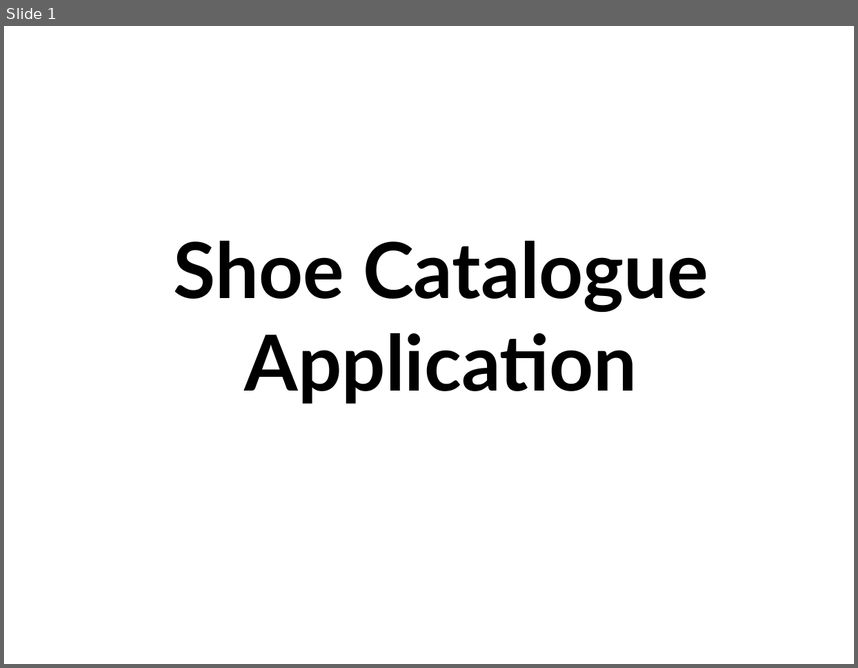
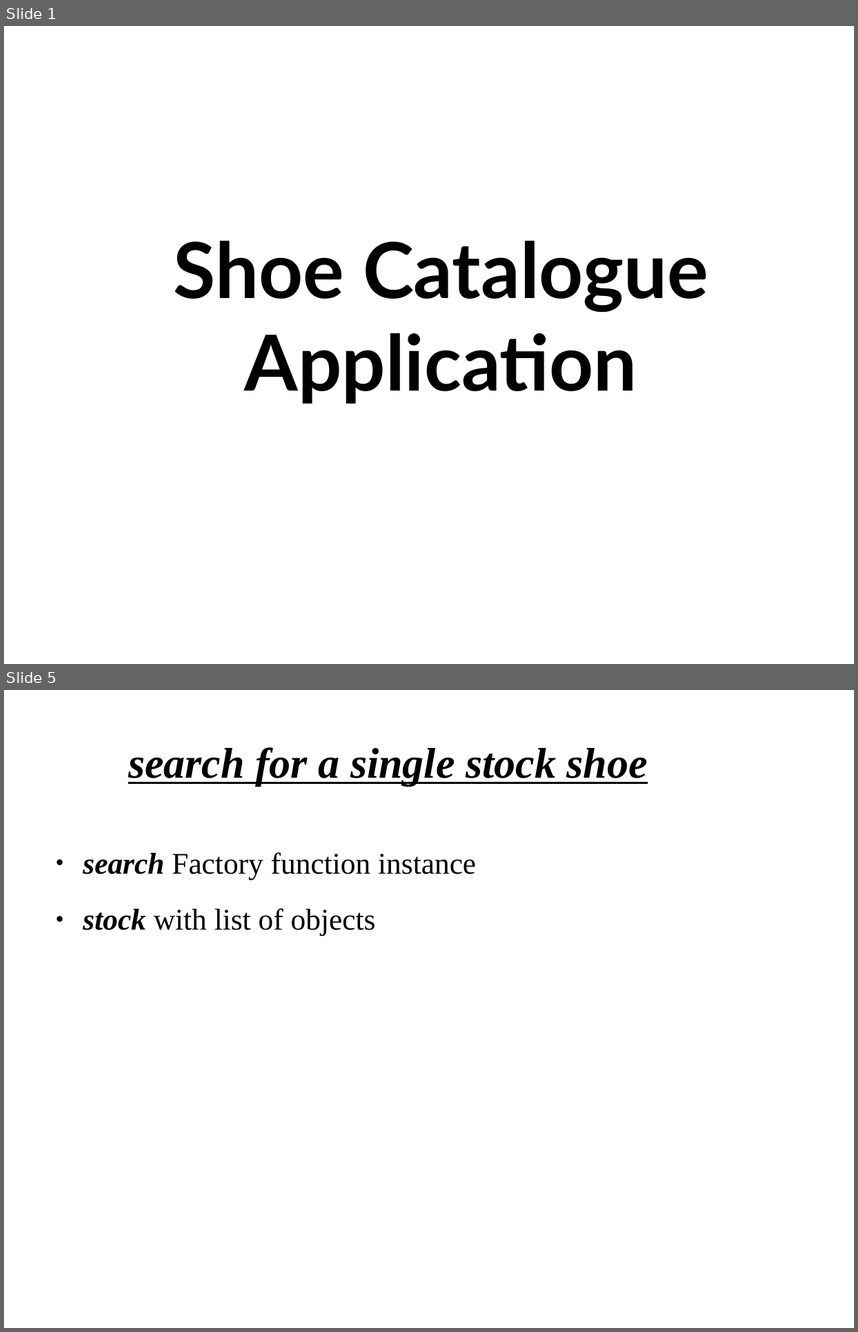
Before and after one commit to TaSiya/shoe, a slide deck: project presentation.odp. Shown one above the other, each under a label of ours: slide 1 before the commit, slides 1 and 5 after it; the slides between them are not shown. The pictures are 858x668 and 858x1332 pixels, drawn with LibreOffice and Linux fonts; fonts in the diff are those of the drawing; background and template pictures are left out. Boxes give left, top, right and bottom in pixels: in the first picture for what was removed or moved away, otherwise in the second. Text is boxed around its words. In the diff, an @@ line names an element or a change of style, - is before the commit and + after.

Commit message:
added more slides in presentation, example file params.js for the adding function

```diff
--- a/project presentation.odp
+++ b/project presentation.odp
@@ slide 5 added at [4, 690, 854, 1328], background picture (left out) @@
@@ title added at [128, 747, 648, 786], 40 pt, text #000000, bold, italic, underline @@
+search for a single stock shoe
@@ text added at [83, 852, 476, 936], 28 pt, text #000000 @@
+● search Factory function instance
+● stock with list of objects
```
Also in this commit, not shown: 2 slides changed, 9 other slides added, 3 other files.
